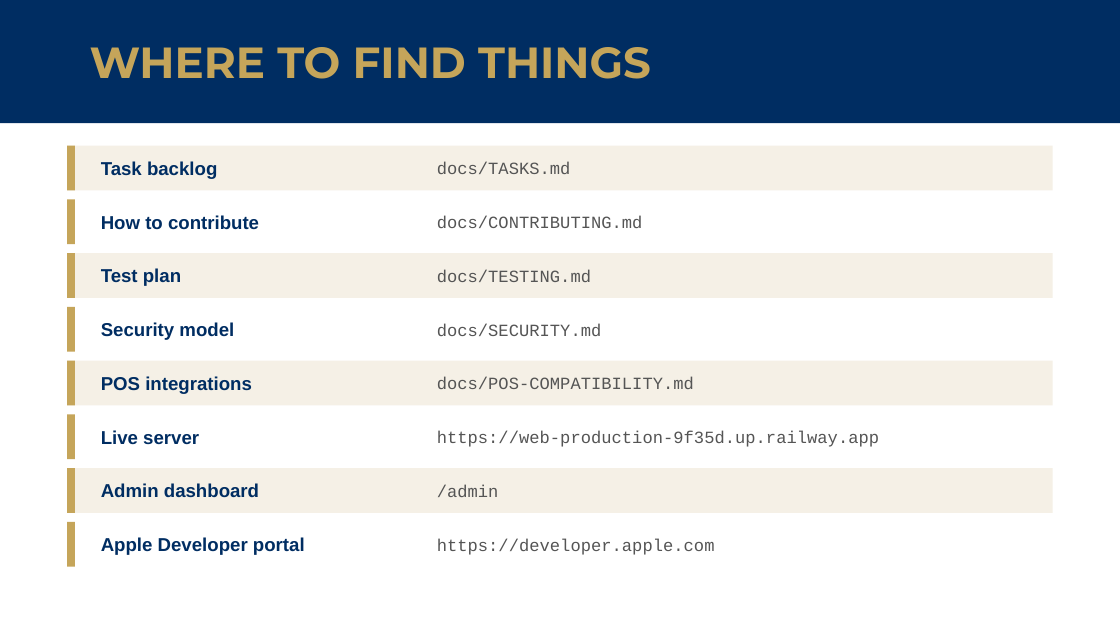
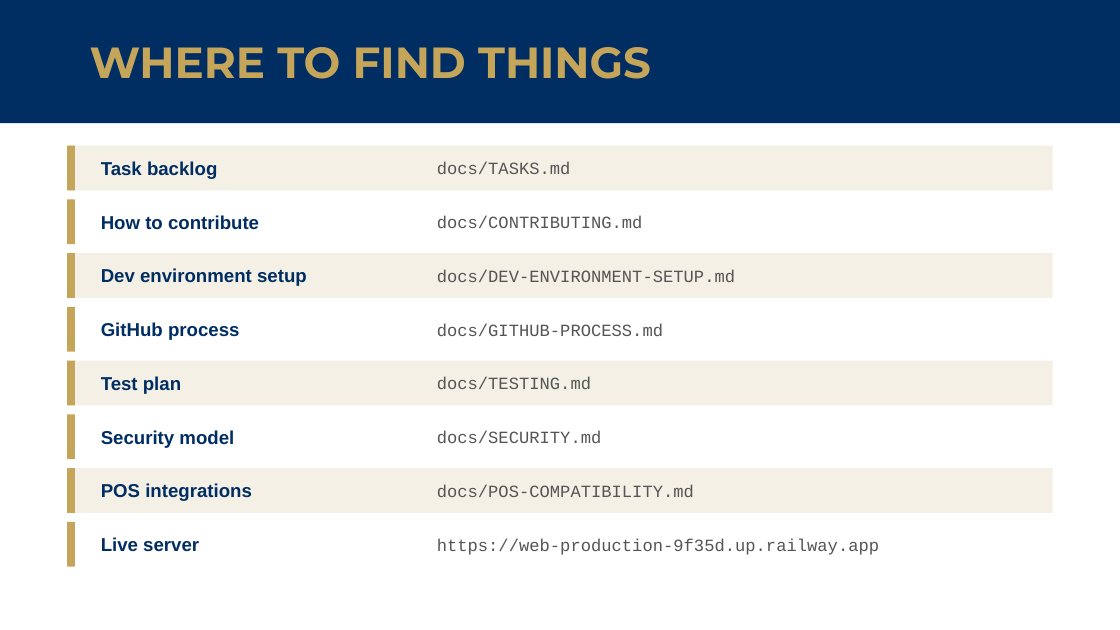
Before and after one commit to hoserR9/school-discount-pass, a slide deck: slide 6 of pitch/Del-Norte-Engineer-Onboarding.pptx. Drawn at 1120x630 pixels with LibreOffice and Linux fonts; fonts in the diff are those of the drawing. Boxes give left, top, right and bottom in pixels: in the first picture for what was removed or moved away, otherwise in the second. Text is boxed around its words. In the diff, an @@ line names an element or a change of style, - is before the commit and + after.

```diff
--- a/pitch/Del-Norte-Engineer-Onboarding.pptx
+++ b/pitch/Del-Norte-Engineer-Onboarding.pptx
@@ text at [101,268,307,286]: text changed @@
-Test plan
+Dev environment setup
@@ text at [437,269,735,282]: text changed @@
-docs/TESTING.md
+docs/DEV-ENVIRONMENT-SETUP.md
@@ text at [101,322,239,340]: text changed @@
-Security model
+GitHub process
@@ text at [437,323,663,336]: text changed @@
-docs/SECURITY.md
+docs/GITHUB-PROCESS.md
@@ text at [101,376,181,394]: text changed @@
-POS integrations
+Test plan
@@ text at [437,377,591,389]: text changed @@
-docs/POS-COMPATIBILITY.md
+docs/TESTING.md
@@ text at [101,430,234,448]: text changed @@
-Live server
+Security model
@@ text at [437,430,602,443]: text changed @@
-https://web-production-9f35d.up.railway.app
+docs/SECURITY.md
@@ text at [101,483,252,501]: text changed @@
-Admin dashboard
+POS integrations
@@ text at [437,484,694,497]: text changed @@
-/admin
+docs/POS-COMPATIBILITY.md
@@ text at [101,537,199,551]: text changed @@
-Apple Developer portal
+Live server
@@ text at [437,538,879,555]: text changed @@
-https://developer.apple.com
+https://web-production-9f35d.up.railway.app
```
Also in this commit, not shown: 5 other slides changed, 1 slide added, 1 slide removed, 5 other files.
